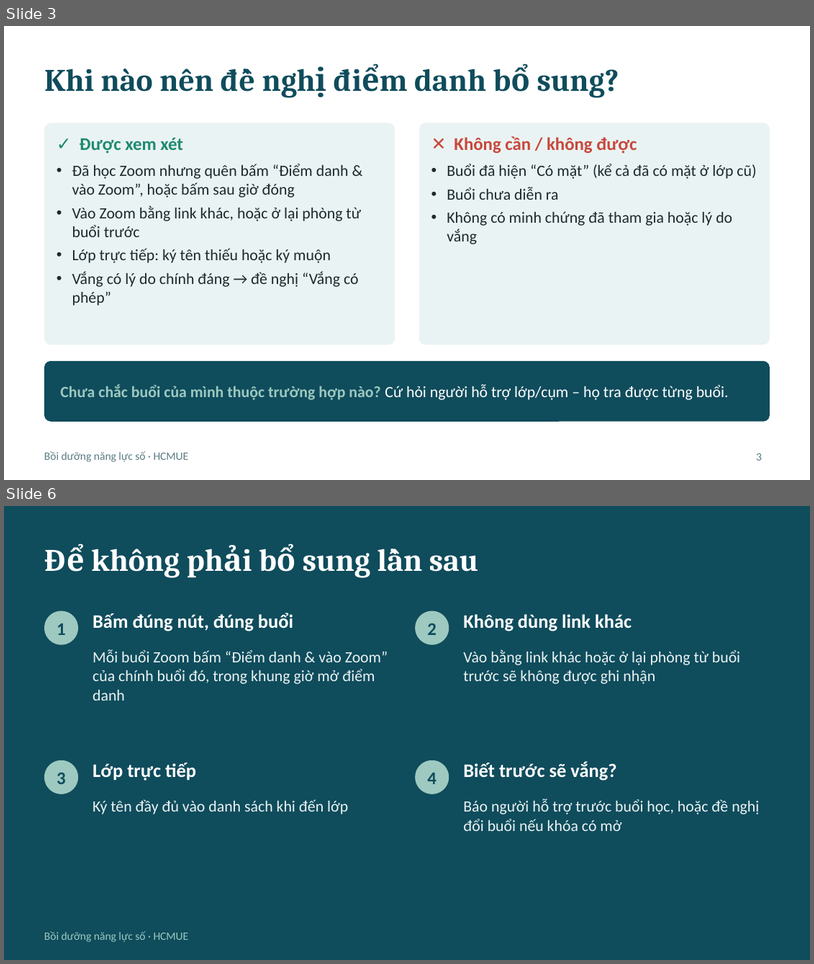
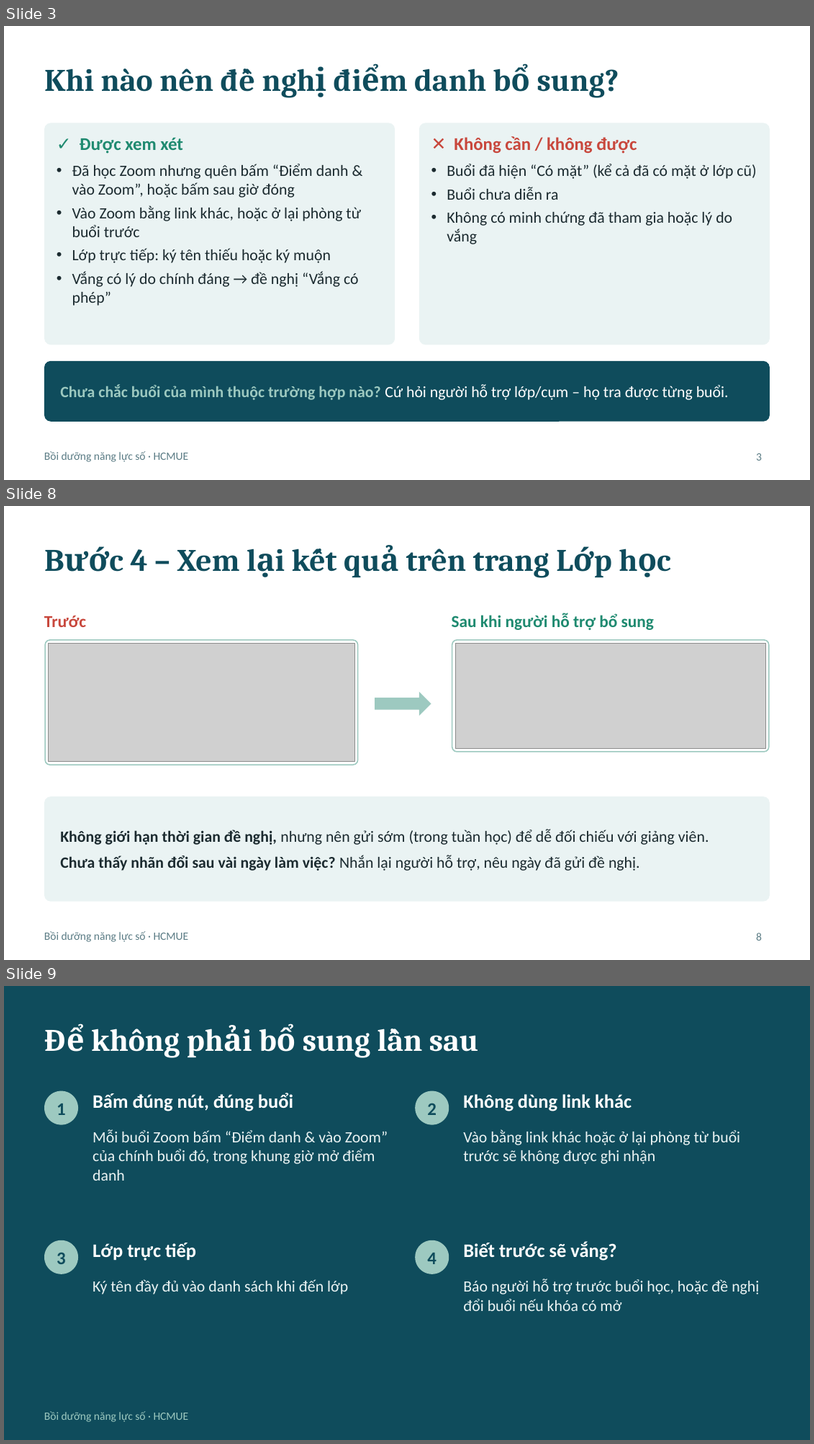
Before and after one commit to thienvo2111/thong-tin-hoc-vien, a slide deck: docs/huong-dan-diem-danh-bo-sung-hoc-vien.pptx. Shown one above the other, each under a label of ours: slides 3 and 6 before the commit, slides 3, 8 and 9 after it; the slides between them are not shown. The pictures are 814x964 and 814x1444 pixels, drawn with LibreOffice and Linux fonts; fonts in the diff are those of the drawing; grey boxes stand for pictures. Boxes give left, top, right and bottom in pixels: in the first picture for what was removed or moved away, otherwise in the second. Text is boxed around its words. In the diff, an @@ line names an element or a change of style, - is before the commit and + after.

```diff
--- a/docs/huong-dan-diem-danh-bo-sung-hoc-vien.pptx
+++ b/docs/huong-dan-diem-danh-bo-sung-hoc-vien.pptx
@@ slide 8 added at (x1=4, y1=506, x2=810, y2=960), background #FFFFFF; not listed: 1 template element that a slide beside it also shows @@
@@ title added at (x1=131, y1=548, x2=550, y2=578), 28 pt, text #0F4C5C, bold @@
+Bước 4 – Xem lại kết quả trên trang Lớp học
@@ text added at (x1=452, y1=613, x2=654, y2=630), 15 pt, text #1F8A70, bold @@
+Sau khi người hỗ trợ bổ sung
@@ text added at (x1=44, y1=615, x2=86, y2=627), 15 pt, text #C8473C, bold @@
+Trước
@@ rounded rectangle added at (x1=45, y1=640, x2=358, y2=765), fill #FFFFFF, outline #9DC9C0 1 pt @@
@@ picture added at (x1=49, y1=643, x2=355, y2=762) @@
@@ rounded rectangle added at (x1=453, y1=640, x2=769, y2=752), fill #FFFFFF, outline #9DC9C0 1 pt @@
@@ picture added at (x1=455, y1=643, x2=766, y2=749) @@
@@ right arrow added at (x1=375, y1=692, x2=432, y2=716), fill #9DC9C0 @@
@@ rounded rectangle added at (x1=44, y1=796, x2=770, y2=901), fill #EAF3F3 @@
@@ text added at (x1=60, y1=829, x2=710, y2=870), 14 pt, text #1B2A2F @@
+Không giới hạn thời gian đề nghị, nhưng nên gửi sớm (trong tuần học) để dễ đối chiếu với giảng viên.
+Chưa thấy nhãn đổi sau vài ngày làm việc? Nhắn lại người hỗ trợ, nêu ngày đã gửi đề nghị.
@@ page number added at (x1=756, y1=932, x2=762, y2=940), 10 pt, text #5B7C85 @@
+8
@@ what was slide 6 is now slide 9 @@
```
Also in this commit, not shown: 2 slides changed, 3 other slides added, 1 slide removed, 1 other file.
